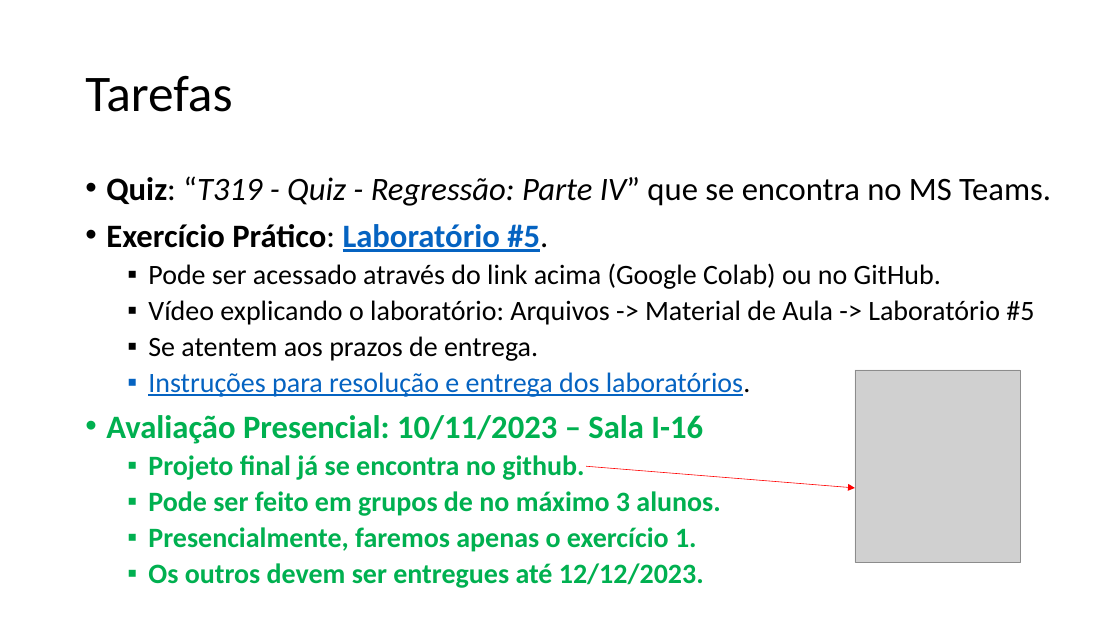
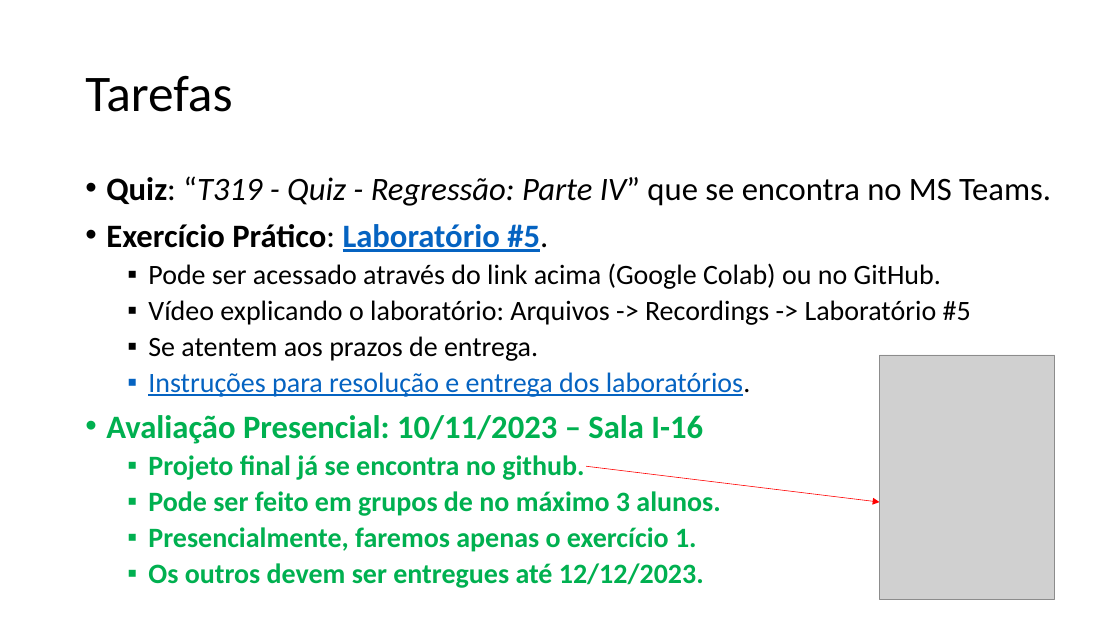
Before and after one commit to zz4fap/t319_aprendizado_de_maquina, a slide deck: slide 25 of slides/T319_Regressão_Linear (Parte IV).pptx. Drawn at 1120x630 pixels with LibreOffice and Linux fonts; fonts in the diff are those of the drawing; grey boxes stand for pictures. Boxes give left, top, right and bottom in pixels: in the first picture for what was removed or moved away, otherwise in the second. Text is boxed around its words. In the diff, an @@ line names an element or a change of style, - is before the commit and + after.

Commit message:
update of slides

```diff
--- a/slides/T319_Regressão_Linear (Parte IV).pptx
+++ b/slides/T319_Regressão_Linear (Parte IV).pptx
@@ text at (148,300,971,325): text changed @@
-  ▪ Vídeo explicando o laboratório: Arquivos -> Material de Aula -> Laboratório #5
+  ▪ Vídeo explicando o laboratório: Arquivos -> Recordings -> Laboratório #5
@@ picture: place and size @@
-picture at (855,370,1021,562)
+picture at (880,355,1055,600)
@@ arrow moved from (586, 466) - (855, 488) to (586, 466) - (880, 502) @@
```
Also in this commit, not shown: 7 other files.
